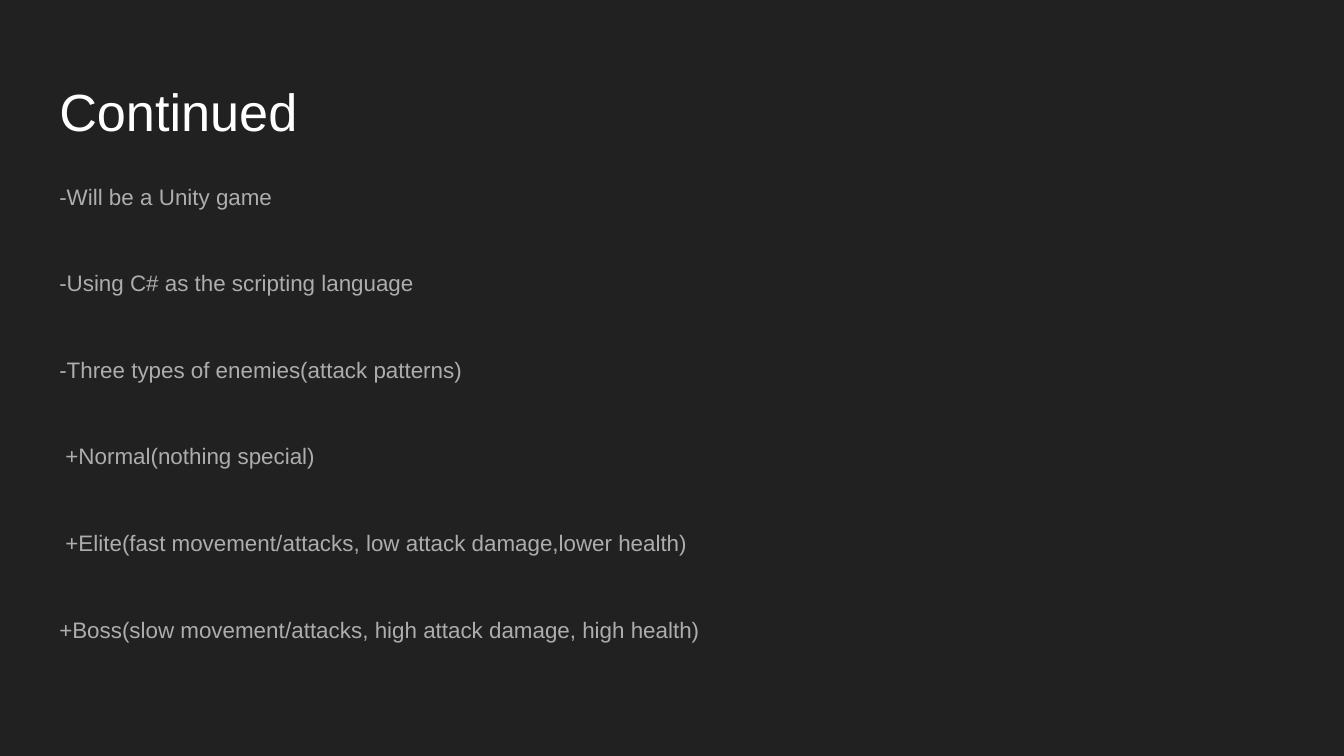
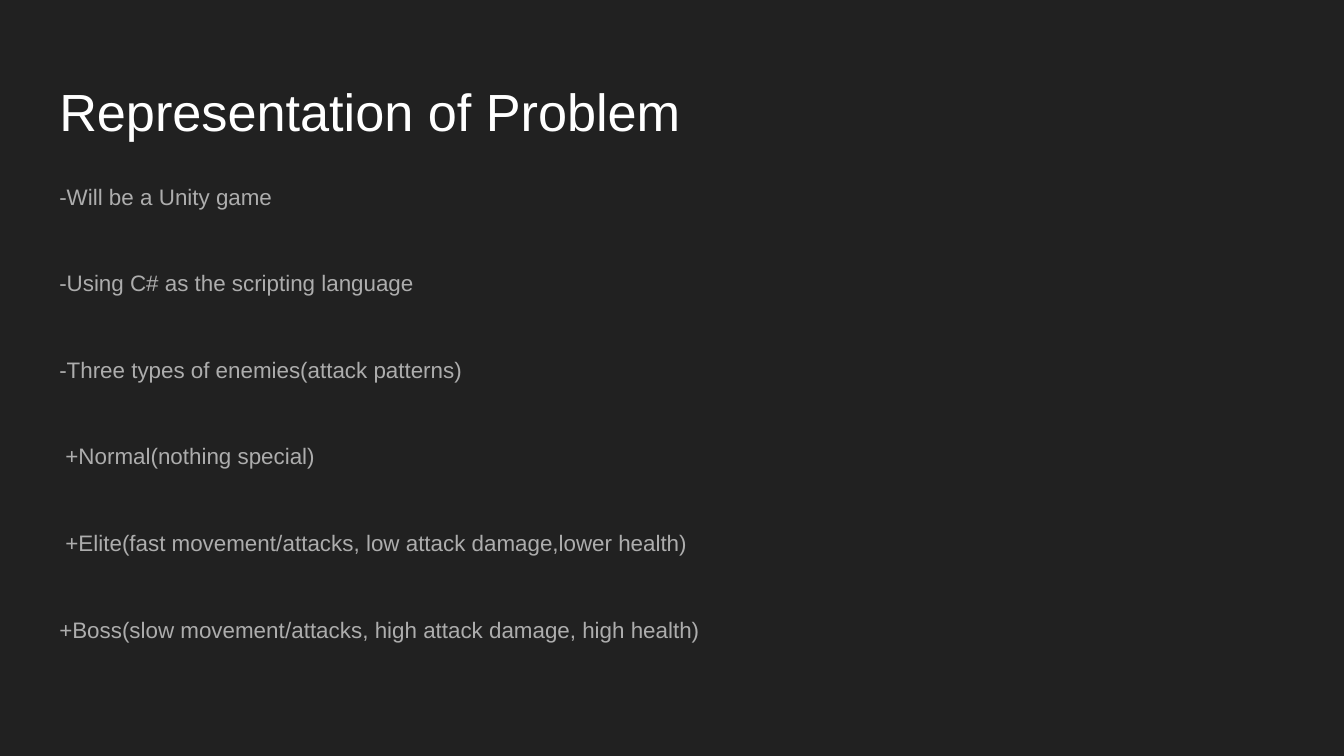
Before and after one commit to kko3/AdaptiveDifficulty, a slide deck: slide 4 of Ai Final persentation.pptx (slide 3 before the commit). Drawn at 1344x756 pixels with LibreOffice and Linux fonts; fonts in the diff are those of the drawing. Boxes give left, top, right and bottom in pixels: in the first picture for what was removed or moved away, otherwise in the second. Text is boxed around its words. In the diff, an @@ line names an element or a change of style, - is before the commit and + after.

```diff
--- a/Ai Final persentation.pptx
+++ b/Ai Final persentation.pptx
@@ title at (59, 93, 680, 141): text changed @@
-Continued
+Representation of Problem
```
Also in this commit, not shown: 1 other slide changed.
